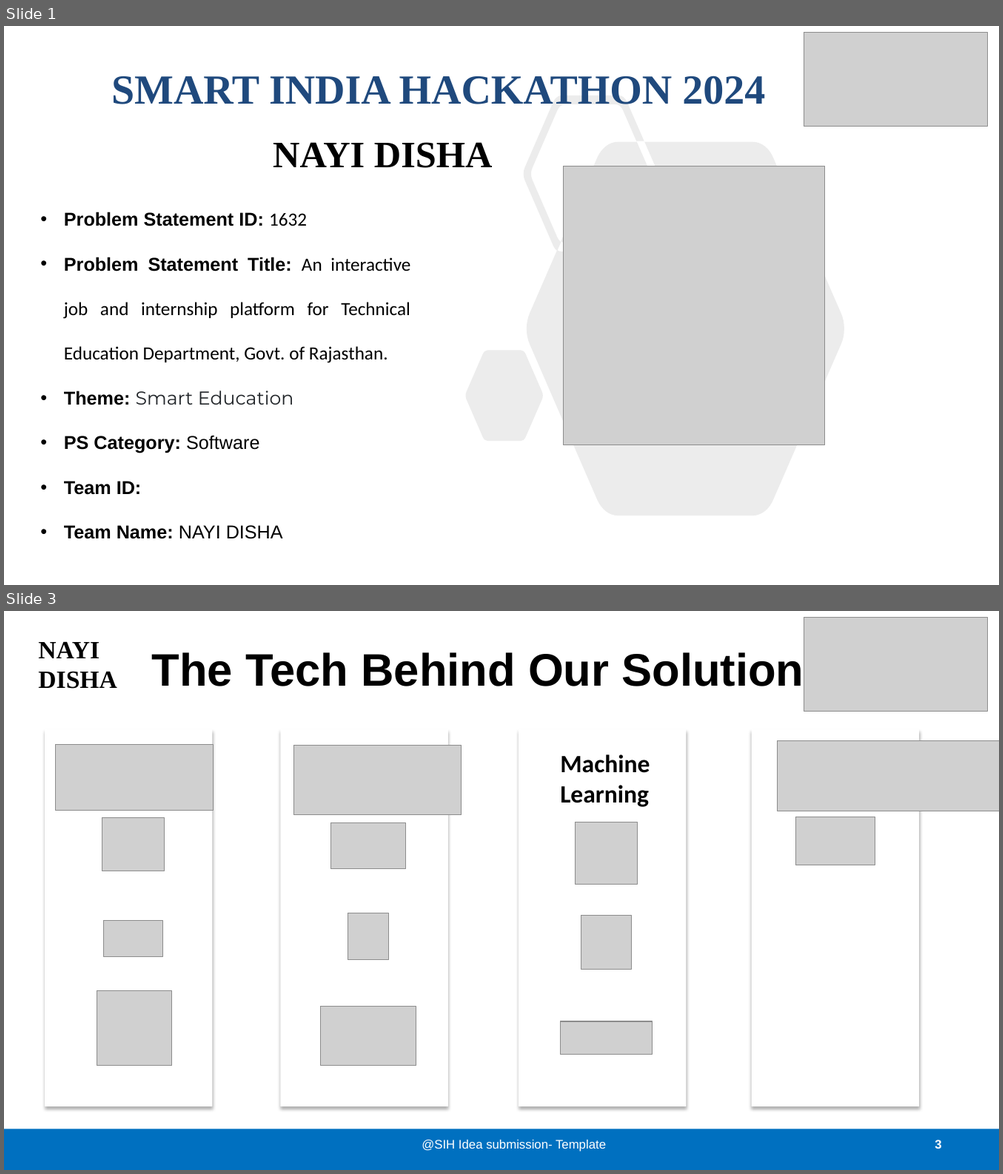
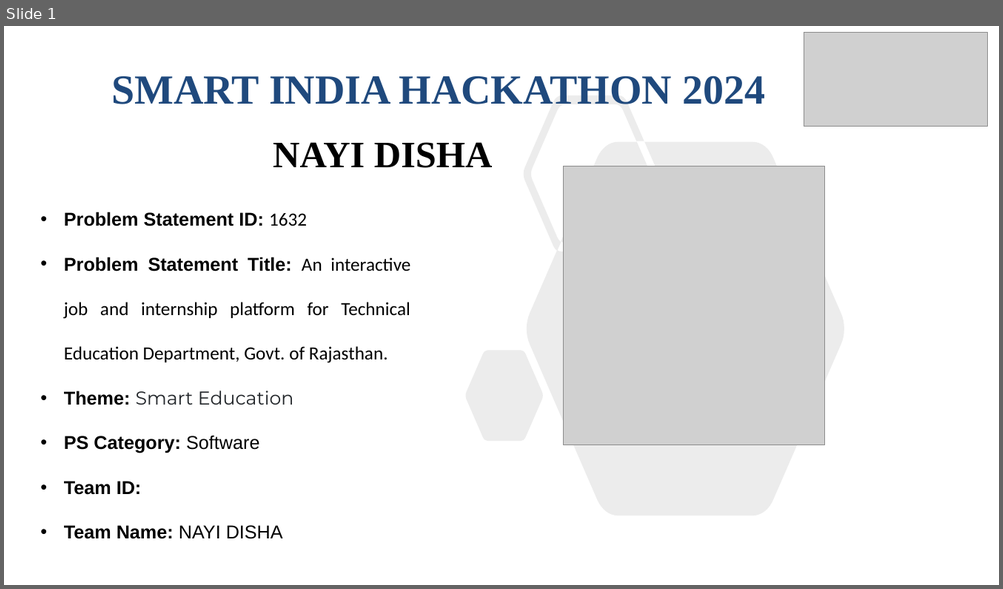
Before and after one commit to Bada-Don/SIH-24, a slide deck: Presentations/Nayi Disha_4.pptx. Shown one above the other, each under a label of ours: slides 1 and 3 before the commit, slide 1 after it; the slides between them are not shown. The pictures are 1003x1174 and 1003x589 pixels, drawn with LibreOffice and Linux fonts; fonts in the diff are those of the drawing; grey boxes stand for pictures. Boxes give left, top, right and bottom in pixels: in the first picture for what was removed or moved away, otherwise in the second. Text is boxed around its words. In the diff, an @@ line names an element or a change of style, - is before the commit and + after.

```diff
--- a/Presentations/Nayi Disha_4.pptx
+++ b/Presentations/Nayi Disha_4.pptx
@@ slide 3 removed at (4, 611, 999, 1170), background #FFFFFF @@
@@ picture removed at (804, 618, 987, 712) @@
@@ text removed at (38, 641, 116, 689) @@
-NAYI DISHA
@@ title removed at (152, 649, 804, 694) @@
-The Tech Behind Our Solution
@@ rectangle removed at (45, 729, 213, 1107) @@
@@ rectangle removed at (280, 729, 448, 1107) @@
@@ rectangle removed at (518, 729, 686, 1107) @@
@@ rectangle removed at (751, 729, 919, 1107) @@
@@ picture removed at (777, 741, 999, 811) @@
@@ picture removed at (56, 744, 213, 810) @@
@@ picture removed at (293, 745, 461, 815) @@
@@ text removed at (560, 755, 649, 807) @@
-Machine Learning
@@ picture removed at (102, 817, 164, 871) @@
@@ picture removed at (331, 823, 406, 869) @@
@@ picture removed at (575, 822, 637, 884) @@
@@ picture removed at (796, 817, 876, 866) @@
@@ picture removed at (103, 920, 162, 957) @@
@@ picture removed at (348, 914, 389, 960) @@
@@ picture removed at (580, 916, 632, 970) @@
@@ picture removed at (97, 991, 172, 1066) @@
@@ picture removed at (320, 1006, 415, 1066) @@
@@ picture removed at (560, 1022, 652, 1055) @@
@@ rectangle removed at (4, 1130, 999, 1170) @@
@@ text removed at (421, 1140, 606, 1152) @@
-@SIH Idea submission- Template
@@ page number removed at (934, 1140, 941, 1149) @@
-3
```
Also in this commit, not shown: 2 slides changed, 2 slides added, 3 other files.
